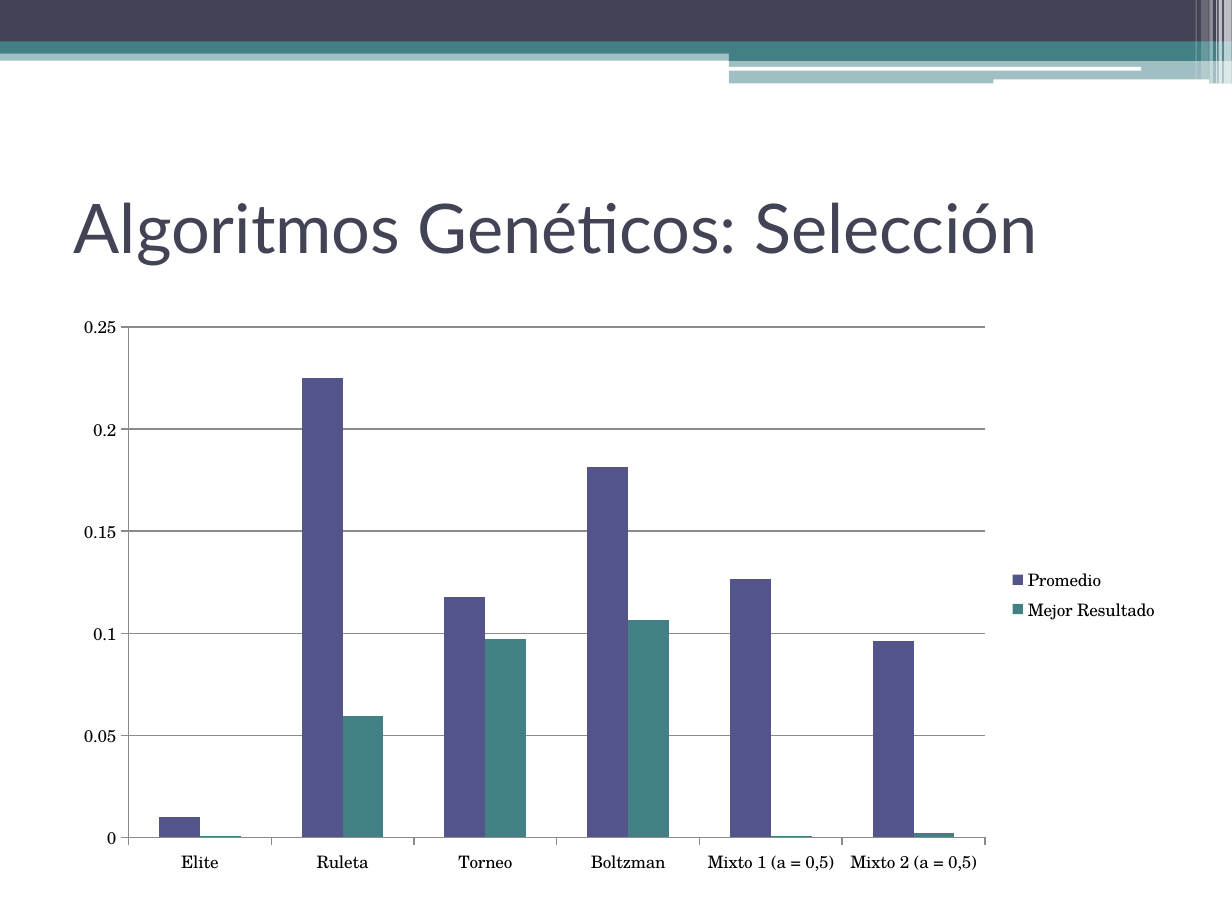
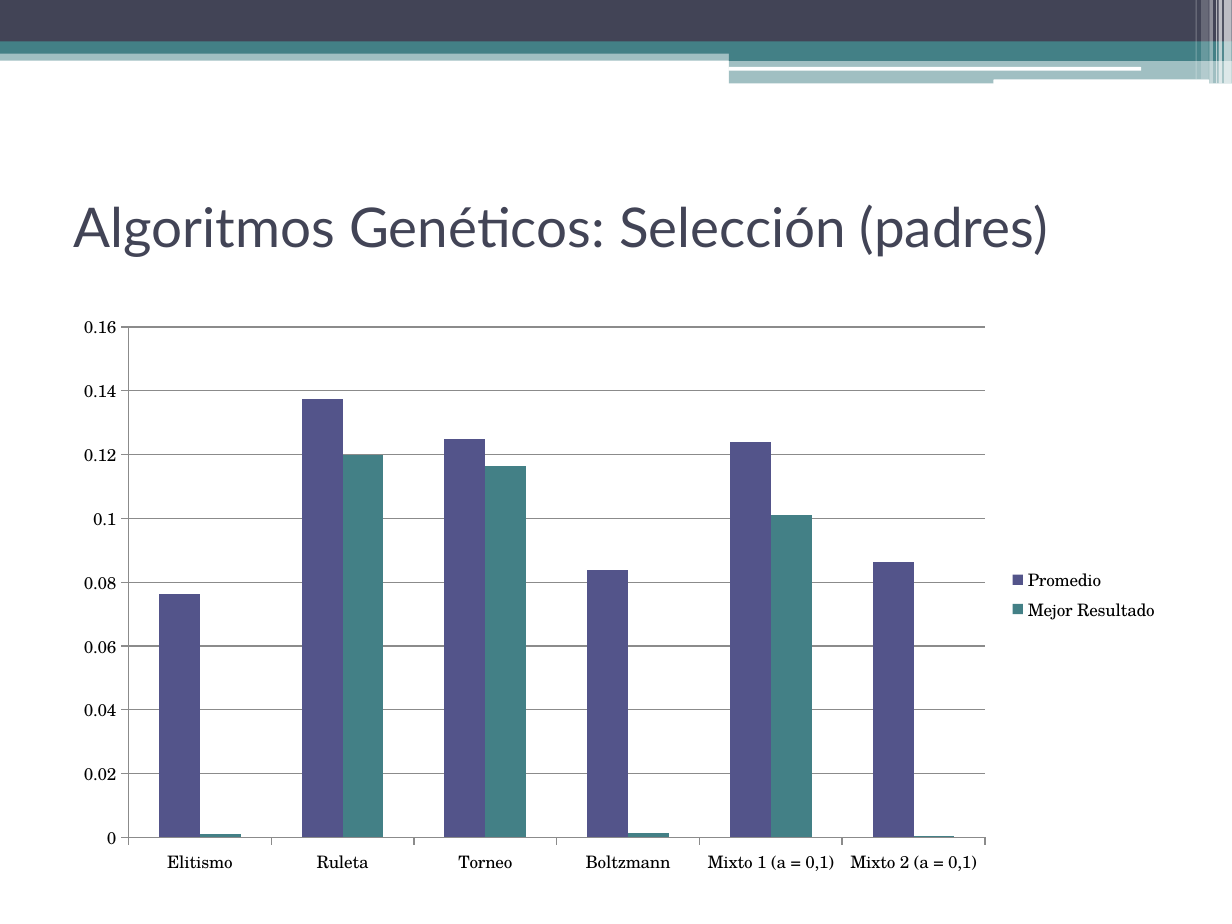
Before and after one commit to dariosus/ITBA_SIA_13_GeneticAlgorithms, a slide deck: slide 9 of presentation/Sistemas de Inteligencia Artificial.pptx. Drawn at 1232x924 pixels with LibreOffice and Linux fonts; fonts in the diff are those of the drawing. Boxes give left, top, right and bottom in pixels: in the first picture for what was removed or moved away, otherwise in the second. Text is boxed around its words. In the diff, an @@ line names an element or a change of style, - is before the commit and + after.

```diff
--- a/presentation/Sistemas de Inteligencia Artificial.pptx
+++ b/presentation/Sistemas de Inteligencia Artificial.pptx
@@ title at box(74, 204, 1048, 257): text changed; size 40 to 32 pt @@
-Algoritmos Genéticos: Selección
+Algoritmos Genéticos: Selección (padres)
@@ column chart at box(62, 303, 1170, 886) @@
-categories: Elite, Ruleta, Torneo, Boltzman, Mixto 1 (a = 0,5), Mixto 2 (a = 0,5)
+categories: Elitismo, Ruleta, Torneo, Boltzmann, Mixto 1 (a = 0,1), Mixto 2 (a = 0,1)
-Promedio: 0.01, 0.225, 0.118, 0.181, 0.127, 0.096
+Promedio: 0.076, 0.137, 0.125, 0.084, 0.124, 0.086
-Mejor Resultado: 0, 0.06, 0.097, 0.106, 0.001, 0.002
+Mejor Resultado: 0.001, 0.12, 0.116, 0.001, 0.101, 0.001
```
Also in this commit, not shown: 8 other slides changed, 1 slide added, 1 slide removed.
